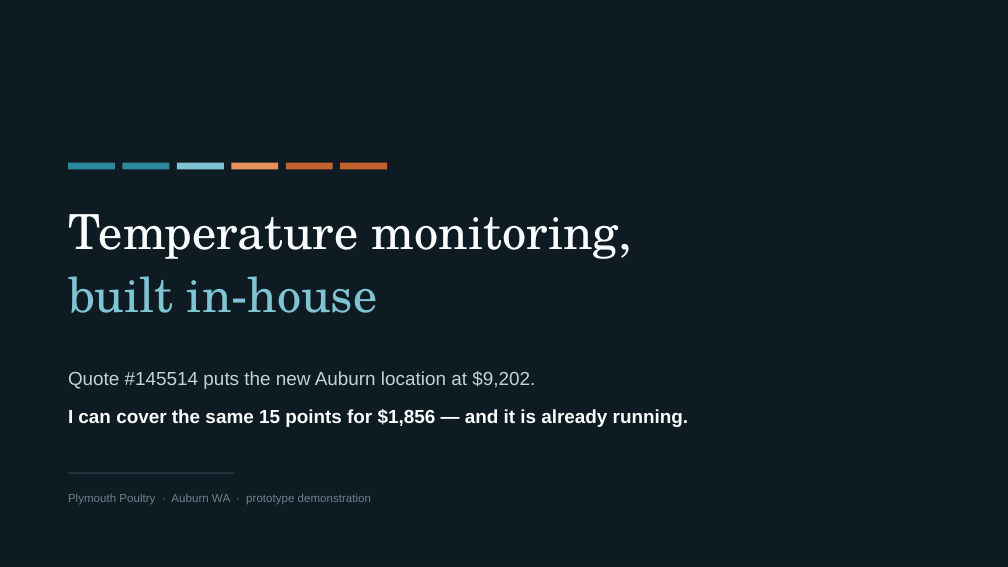
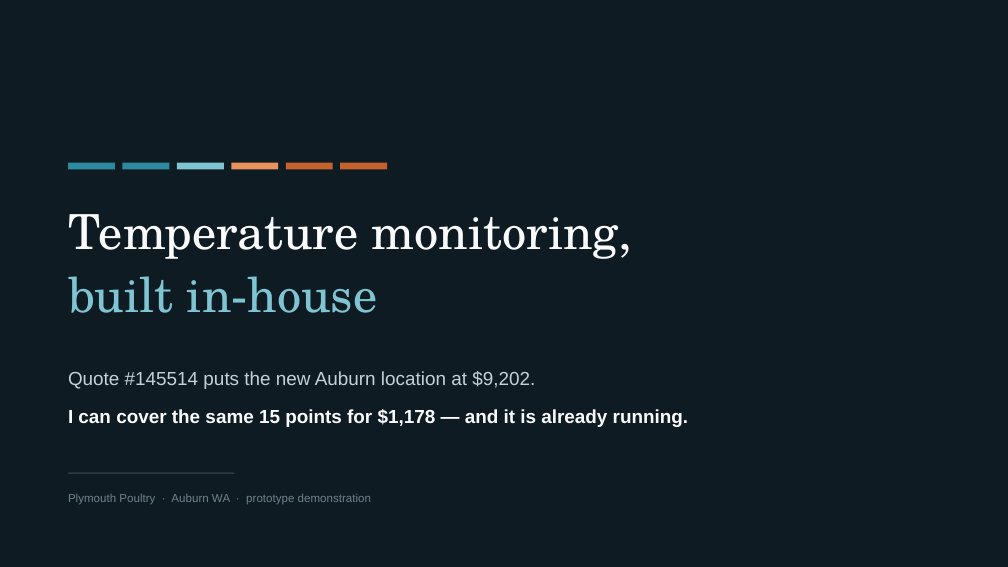
Before and after one commit to jjlavigne/lilygo_temp_sensor_backend, a slide deck: slide 1 of presentation/Fleet-Temperature-Monitoring.pptx. Drawn at 1008x567 pixels with LibreOffice and Linux fonts; fonts in the diff are those of the drawing. Boxes give left, top, right and bottom in pixels: in the first picture for what was removed or moved away, otherwise in the second. Text is boxed around its words. In the diff, an @@ line names an element or a change of style, - is before the commit and + after.

```diff
--- a/presentation/Fleet-Temperature-Monitoring.pptx
+++ b/presentation/Fleet-Temperature-Monitoring.pptx
@@ text at (x1=68, y1=409, x2=688, y2=427): text changed @@
-I can cover the same 15 points for $1,856 — and it is already running.
+I can cover the same 15 points for $1,178 — and it is already running.
```
Also in this commit, not shown: 3 other slides changed, 1 other file.
